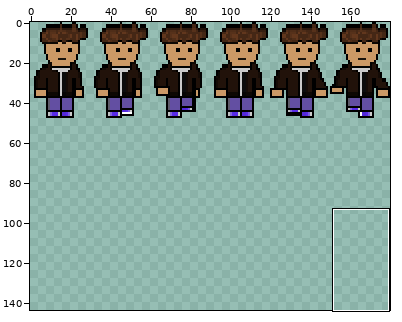
Two versions of one sprite sheet, assets/images/Player.png. The picture above shows the old version from afar; the outline marks the close-up.
Close-up. As it was:
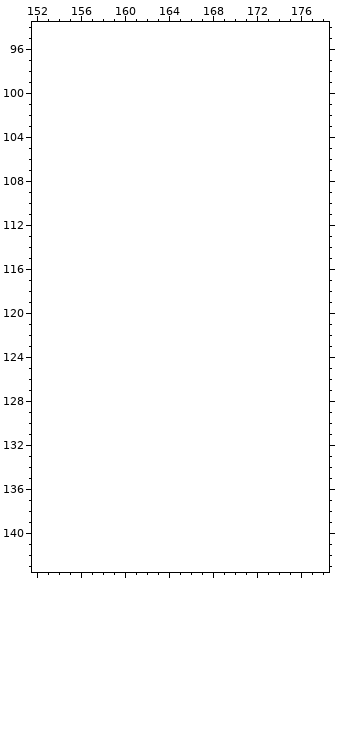
The file is 180x48 pixels. Colours within 5 levels of each other are drawn and written as one. Shown: x 152..178, y 94..143. The old version is drawn lined up with the new one, on the new canvas. The commit also changed other parts of the picture, which this record leaves out.
Palette (. is transparent): 
New version:
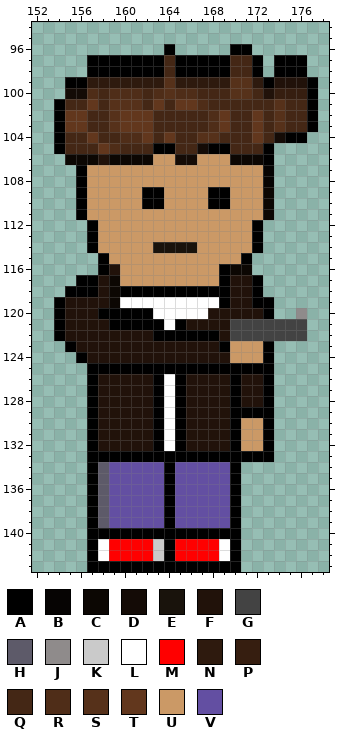
Colours new in this view: A #000000  B #060403  C #0c0703  D #140b06  E #19130c  F #21120a  G #434343  H #5d5a69  J #8f8b8b  K #cacaca  L #ffffff  M #ff0000  N #2e1a0e  P #361e10  Q #442715  R #4f2d18  S #56311a  T #62371d  U #cb9966  V #634fa2
Change:
canvas 180x48 -> 180x144
Changed rows in their new state; - is an unchanged pixel.
first column x 154:
 96 ----------A-----AA------
 97 ---AAAAAAAQAAAAAQQA-AAA-
 98 ---AAAAAAAQAAAAAQQA-AAA-
 99 -AANNNNNNNSNNNNNSSNAFFFA
100 -DDRQRRRQRSRRQQQSSQFPPPA
101 AQQTQSSSQTQTTRQQQQQQSQQA
102 ATTQQSTTTQQQQQRTQQTQSQQA
103 ATTQQSTTTQQQQQRTQQTQSQQA
104 AQQTQQRRTQTQQSSQQQTQDAA-
105 AQQQTRQQQAAQQDAAQQQA----
106 -CCCFCCCCUUDDUUUCCCA----
107 --AUUUUUUUUUUUUUUUUB----
108 --AUUUUUUUUUUUUUUUUB----
109 --AUUUUUAAUUUUAAUUUC----
110 --AUUUUUAAUUUUAAUUUC----
111 --AUUUUUUUUUUUUUUUUC----
112 ---AUUUUUUUUUUUUUUA-----
113 ---AUUUUUUUUUUUUUUA-----
114 ---AUUUUUEEEEUUUUUA-----
115 ----AUUUUUUUUUUUUA------
116 ----AFUUUUUUUUUACC------
117 --AAFCUUUUUUUUUAFFA-----
118 -AAAFCAAAAAAAAAAFFA-----
119 AFFFFCLLLLLLLLLAFFAA----
120 AFFFAAAAALLLLLFFFFFA--J-
121 AFFFFAAAAALAFFFFGGGGGGG-
122 AFFFFFFFFAAAAAAFGGGGGGG-
123 -AFFFFFFFFFFFFFAUUUA----
124 --AFFFFFFFFFFFFFUUUA----
125 ---AAAAAAAAAAAAAAAAA----
126 ---AFFFFFALAFFFFAFFA----
127 ---AFFFFFALAFFFFAFFA----
128 ---AFFFFFALAFFFFAFFA----
129 ---AFFFFFALAFFFFAAAA----
130 ---AFFFFFALAFFFFAUUA----
131 ---AFFFFFALAFFFFAUUA----
132 ---AFFFFFALAFFFFAUUA----
133 ---AAAAAAAAAAAAAAAAA----
134 ---AHVVVVVAVVVVVA-------
135 ---AHVVVVVAVVVVVA-------
136 ---AHVVVVVAVVVVVA-------
137 ---AHVVVVVAVVVVVA-------
138 ---AHVVVVVAVVVVVA-------
139 ---AHVVVVVAVVVVVA-------
140 ---AAAAAAAAAAAAAA-------
141 ---ALMMMMKAMMMMLA-------
142 ---ALMMMMKAMMMMLA-------
143 ---AAAAAAAAAAAAAA-------
